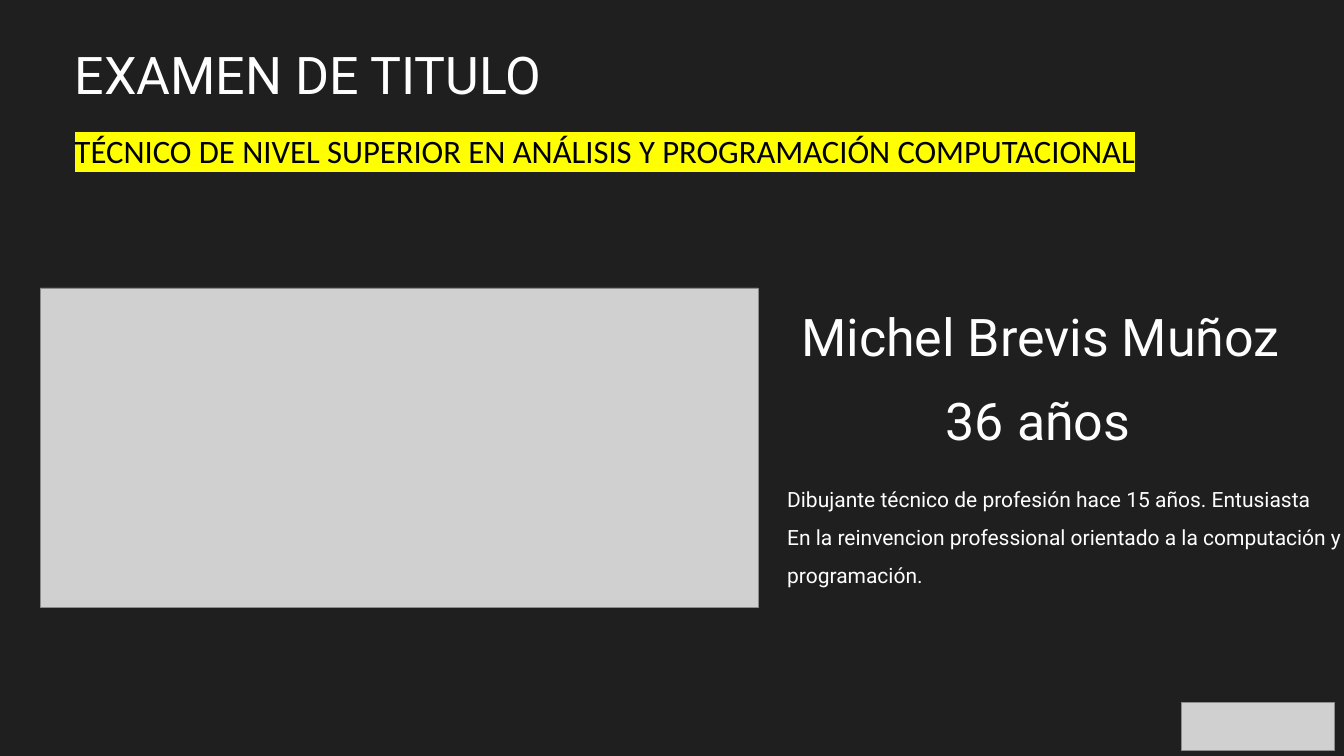
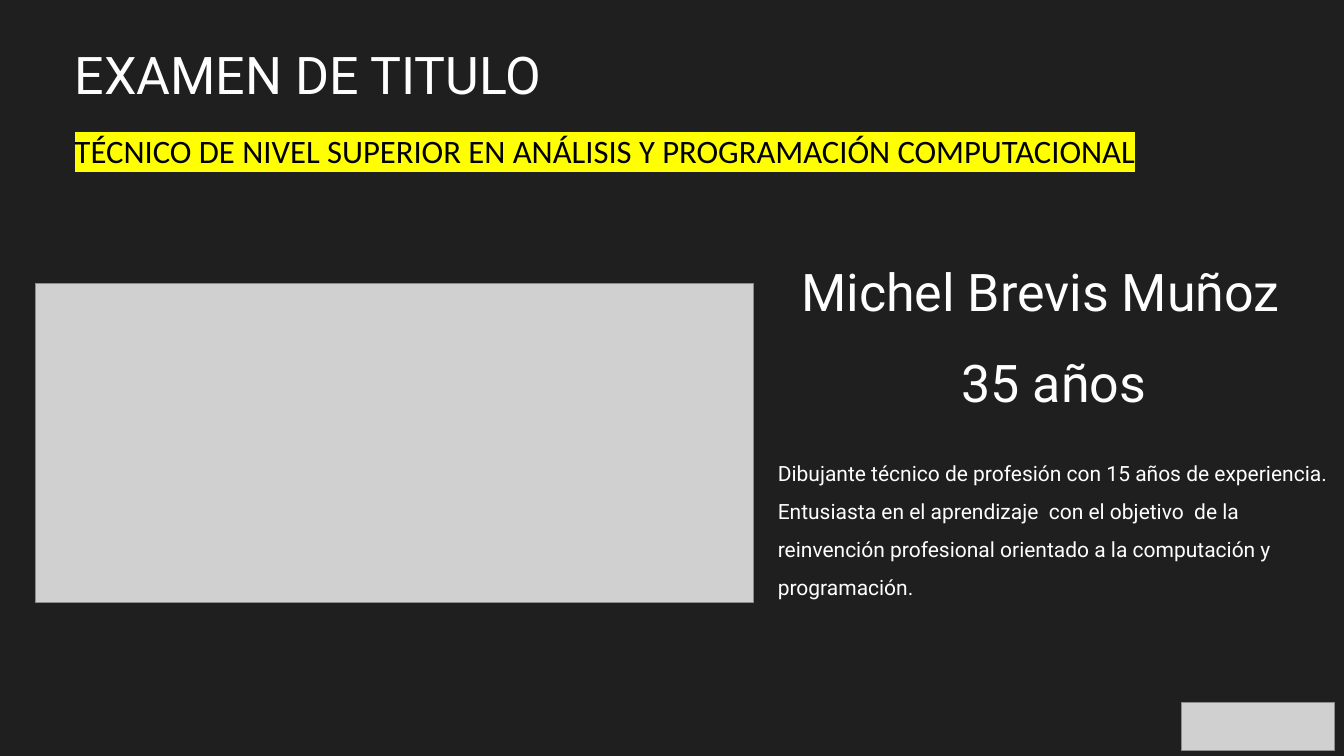
Before and after one commit to MikeBrevis/IACC_Examen_Final, a slide deck: slide 1 of MichelBrevis-Presentación examen final.pptx. Drawn at 1344x756 pixels with LibreOffice and Linux fonts; fonts in the diff are those of the drawing; grey boxes stand for pictures; background and template pictures are left out. Boxes give left, top, right and bottom in pixels: in the first picture for what was removed or moved away, otherwise in the second. Text is boxed around its words. In the diff, an @@ line names an element or a change of style, - is before the commit and + after.

```diff
--- a/MichelBrevis-Presentación examen final.pptx
+++ b/MichelBrevis-Presentación examen final.pptx
@@ text "Michel Brevis Muñoz" moved from (x1=801, y1=317, x2=1280, y2=357) to (x1=801, y1=272, x2=1280, y2=312) @@
@@ picture moved from (x1=40, y1=288, x2=758, y2=607) to (x1=36, y1=283, x2=753, y2=602) @@
@@ text at (x1=962, y1=363, x2=1146, y2=403): text changed @@
-36 años
+35 años
@@ text at (x1=778, y1=465, x2=1326, y2=600): text changed @@
-Dibujante técnico de profesión hace 15 años. Entusiasta
-En la reinvencion professional orientado a la computación y programación.
+Dibujante técnico de profesión con 15 años de experiencia. Entusiasta en el aprendizaje con el objetivo de la reinvención profesional orientado a la computación y programación.
```
Also in this commit, not shown: 5 other slides changed, 1 slide added, 2 slides removed, 1 other file.
